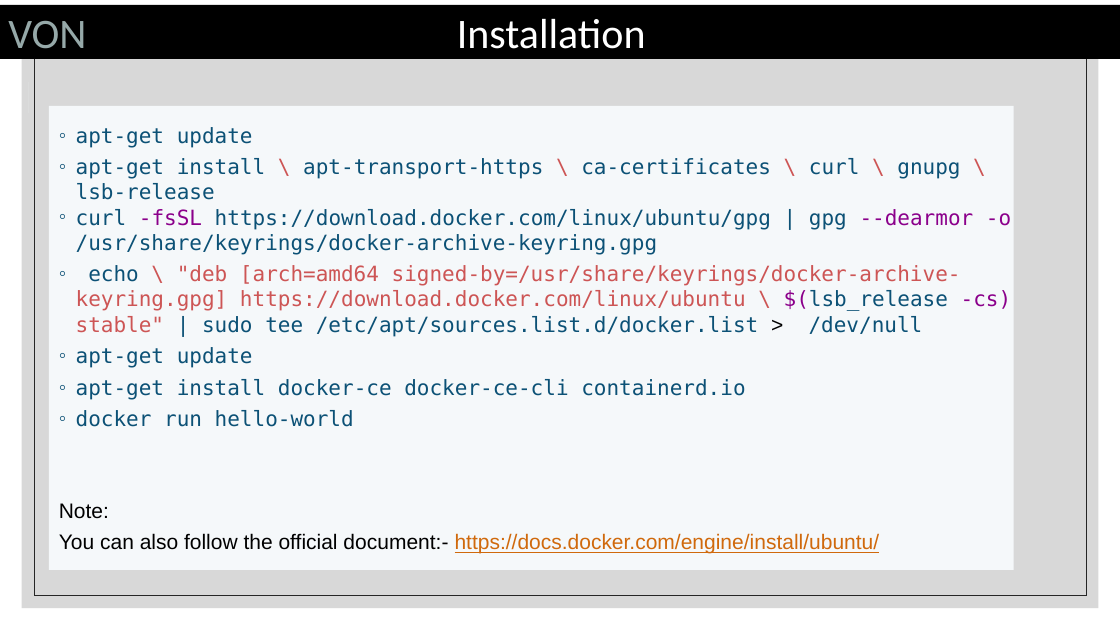
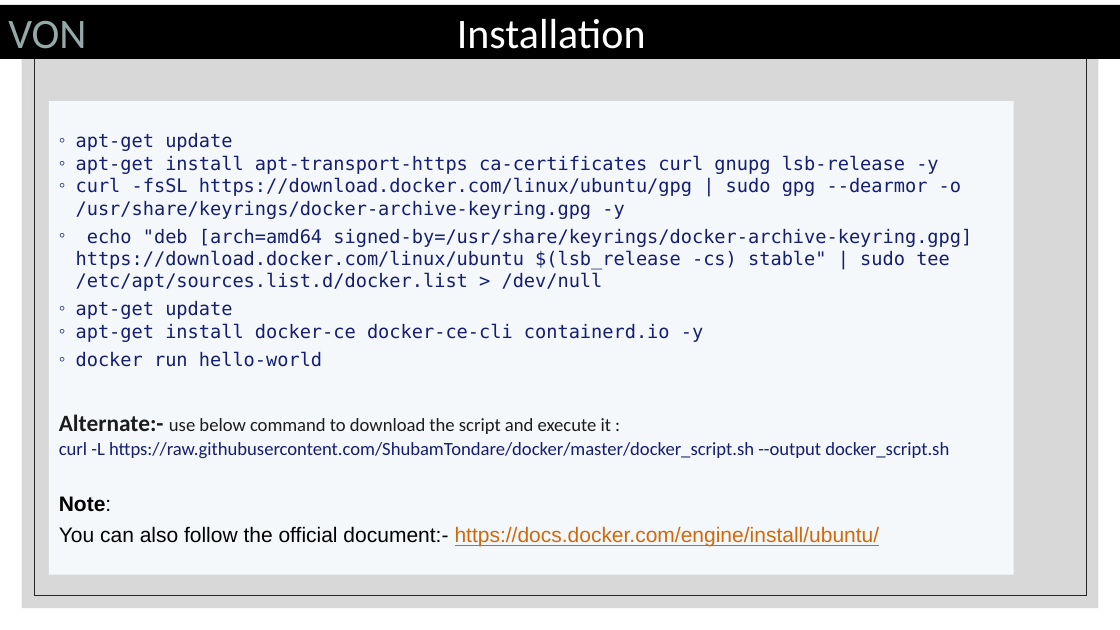
Before and after one commit to ShubamTondare/docker, a slide deck: slide 5 of Docker.pptx. Drawn at 1120x630 pixels with LibreOffice and Linux fonts; fonts in the diff are those of the drawing. Boxes give left, top, right and bottom in pixels: in the first picture for what was removed or moved away, otherwise in the second. Text is boxed around its words. In the diff, an @@ line names an element or a change of style, - is before the commit and + after.

Commit message:
ppt updated

```diff
--- a/Docker.pptx
+++ b/Docker.pptx
@@ text "apt-get update": place and size @@
-text "apt-get update" at (49,102,1014,574)
+text "apt-get update" at (49,97,1014,579)
@@ text at (59,133,322,512): size 18 to 16 pt, text colour #0C5176 to #151E71 in "apt-get update", "apt-get update", "docker run hello-world"; bold on in "Note:" @@
@@ text at (76,155,972,291): text changed; size 18 to 16 pt; text colour #0C5176 to #151E71 @@
-◦ apt-get install \ apt-transport-https \ ca-certificates \ curl \ gnupg \ lsb-release
-◦ curl -fsSL https://download.docker.com/linux/ubuntu/gpg | gpg --dearmor -o /usr/share/keyrings/docker-archive-keyring.gpg
-◦ echo \ "deb [arch=amd64 signed-by=/usr/share/keyrings/docker-archive-keyring.gpg] https://download.docker.com/linux/ubuntu \ $(lsb_release -cs) stable" | sudo tee /etc/apt/sources.list.d/docker.list > /dev/null
+◦ apt-get install apt-transport-https ca-certificates curl gnupg lsb-release -y
+◦ curl -fsSL https://download.docker.com/linux/ubuntu/gpg | sudo gpg --dearmor -o /usr/share/keyrings/docker-archive-keyring.gpg -y
+◦ echo "deb [arch=amd64 signed-by=/usr/share/keyrings/docker-archive-keyring.gpg] https://download.docker.com/linux/ubuntu $(lsb_release -cs) stable" | sudo tee /etc/apt/sources.list.d/docker.list > /dev/null
@@ text at (76,323,703,342): text changed; size 18 to 16 pt; text colour #0C5176 to #151E71 @@
-◦ apt-get install docker-ce docker-ce-cli containerd.io
+◦ apt-get install docker-ce docker-ce-cli containerd.io -y
@@ text at (59,414,949,458): paragraph added @@
+Alternate:- use below command to download the script and execute it :
+curl -L https://raw.githubusercontent.com/ShubamTondare/docker/master/docker_script.sh --output docker_script.sh
```
